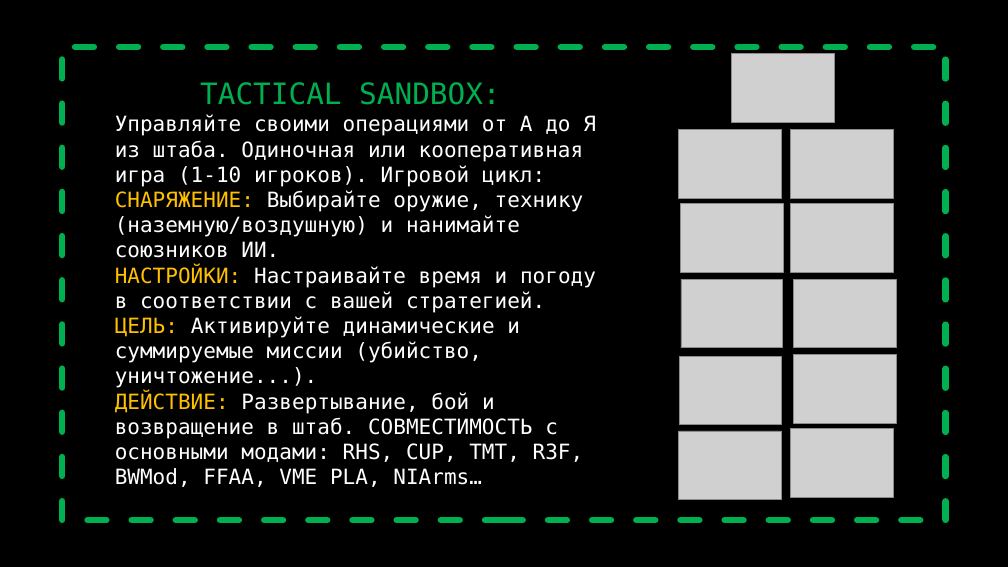
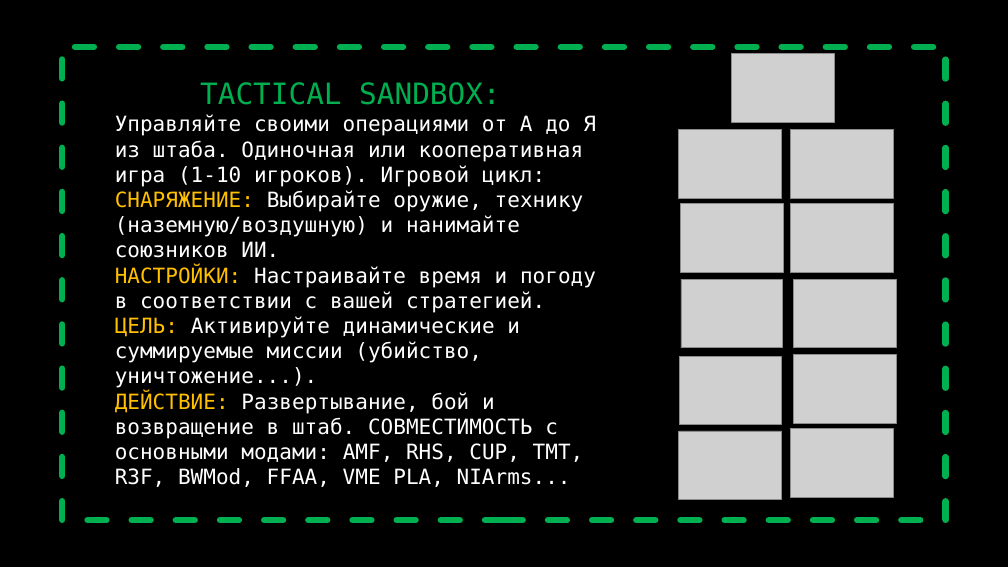
Before and after one commit to la404family/Arma3-Tactical-Sandbox, a slide deck: slide 8 of 01%20TACTICAL%20SANDBOX%20-%20Molos%20Version.Altis/other/Presentation1.pptx. Drawn at 1008x567 pixels with LibreOffice and Linux fonts; fonts in the diff are those of the drawing; grey boxes stand for pictures; background and template pictures are left out. Boxes give left, top, right and bottom in pixels: in the first picture for what was removed or moved away, otherwise in the second. Text is boxed around its words. In the diff, an @@ line names an element or a change of style, - is before the commit and + after.

```diff
--- a/01%20TACTICAL%20SANDBOX%20-%20Molos%20Version.Altis/other/Presentation1.pptx
+++ b/01%20TACTICAL%20SANDBOX%20-%20Molos%20Version.Altis/other/Presentation1.pptx
@@ text at [115, 392, 584, 487]: text changed @@
-ДЕЙСТВИЕ: Развертывание, бой и возвращение в штаб. СОВМЕСТИМОСТЬ с основными модами: RHS, CUP, TMT, R3F, BWMod, FFAA, VME PLA, NIArms…
+ДЕЙСТВИЕ: Развертывание, бой и возвращение в штаб. СОВМЕСТИМОСТЬ с основными модами: AMF, RHS, CUP, TMT, R3F, BWMod, FFAA, VME PLA, NIArms...
```
Also in this commit, not shown: 11 other slides changed, 8 other files.
